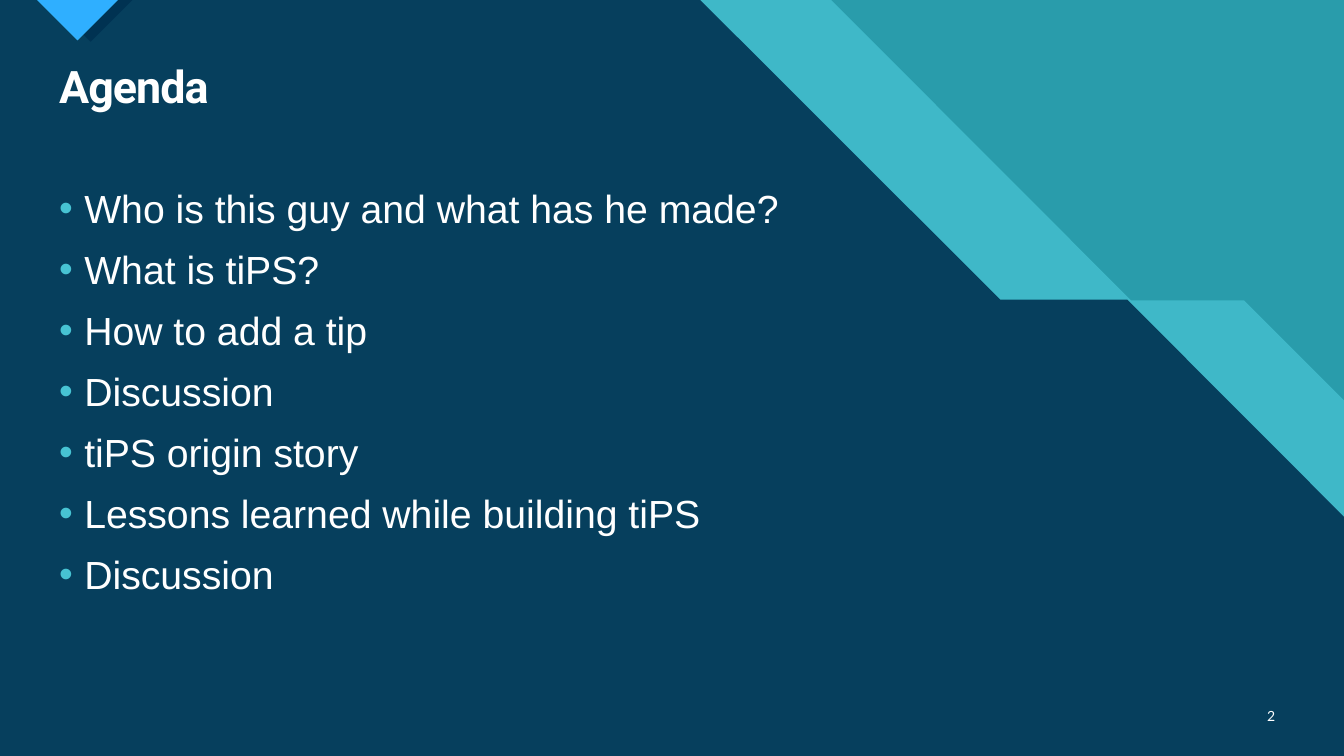
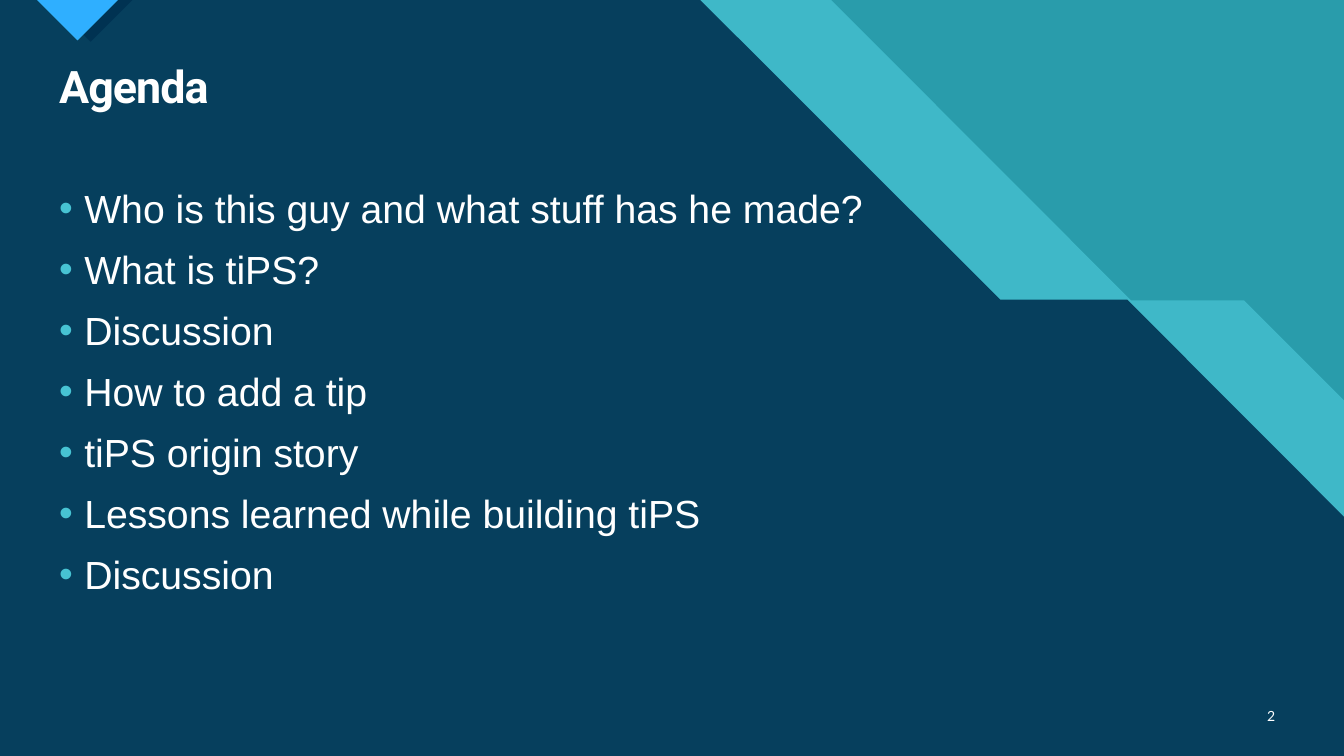
Before and after one commit to deadlydog/Presentation.tiPSWelcome, a slide deck: slide 2 of src/tiPS Welcome.pptx. Drawn at 1344x756 pixels with LibreOffice and Linux fonts; fonts in the diff are those of the drawing. Boxes give left, top, right and bottom in pixels: in the first picture for what was removed or moved away, otherwise in the second. Text is boxed around its words. In the diff, an @@ line names an element or a change of style, - is before the commit and + after.

```diff
--- a/src/tiPS Welcome.pptx
+++ b/src/tiPS Welcome.pptx
@@ text at bbox=[84, 194, 863, 231]: text changed @@
-• Who is this guy and what has he made?
+• Who is this guy and what stuff has he made?
@@ text at bbox=[84, 316, 273, 346]: paragraph added @@
+• Discussion
@@ text at bbox=[84, 377, 273, 407]: paragraph removed @@
-• Discussion
```
Also in this commit, not shown: 6 other slides changed, 6 slides added, 1 slide removed, 5 other files.
